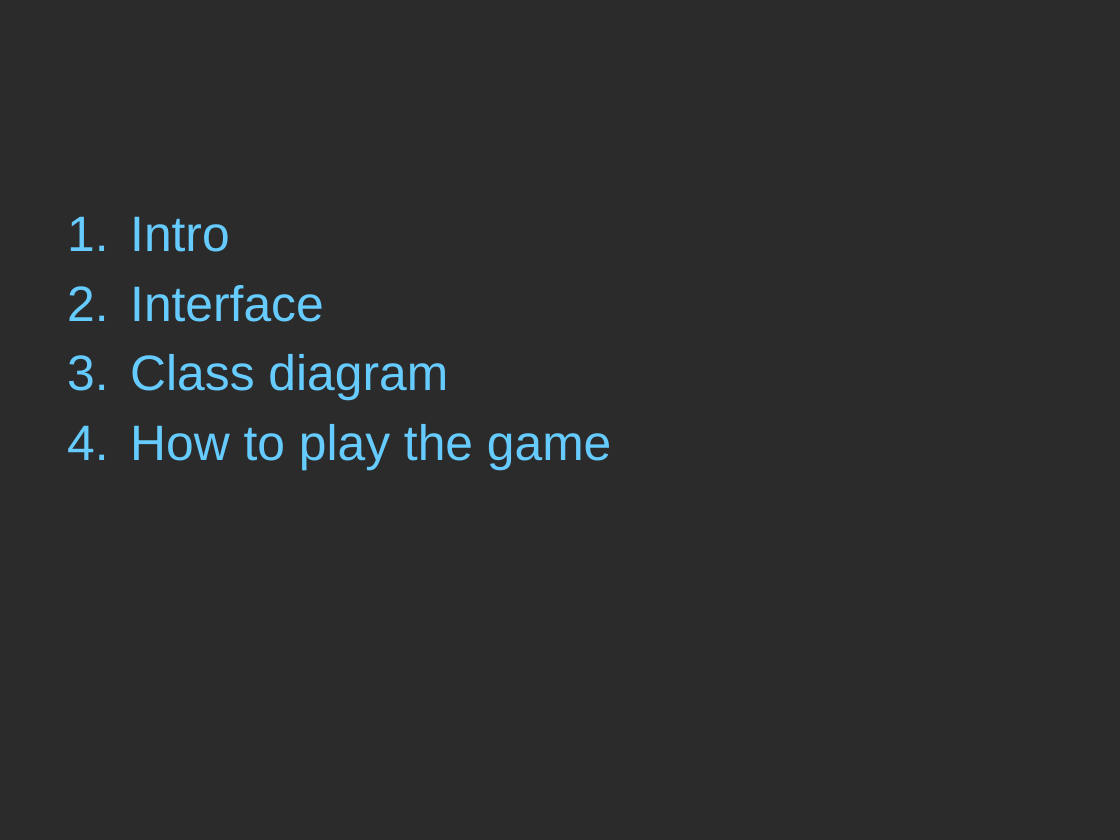
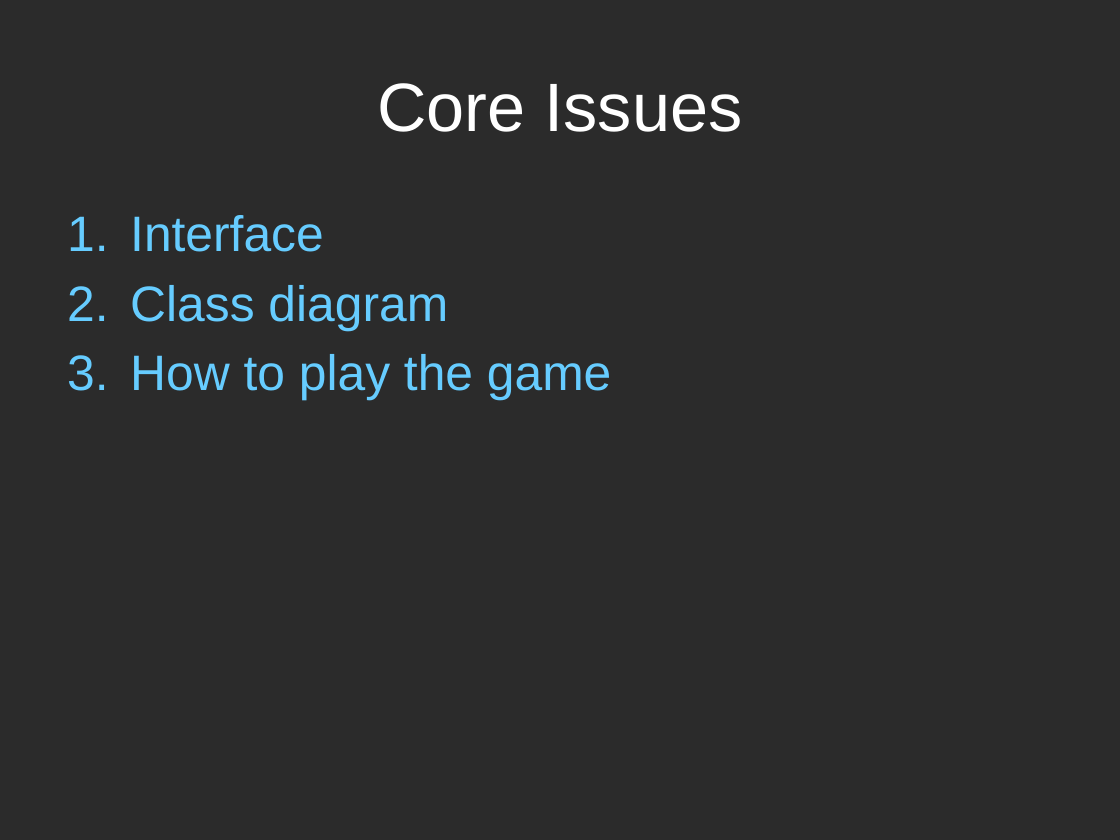
Before and after one commit to MDW-WantToBeMillionaire/MDW, a slide deck: slide 3 of Final project/MDW presentation.pptx (slide 2 before the commit). Drawn at 1120x840 pixels with LibreOffice and Linux fonts; fonts in the diff are those of the drawing; background and template pictures are left out; a plain dark background stands for a picture behind light text. Boxes give left, top, right and bottom in pixels: in the first picture for what was removed or moved away, otherwise in the second. Text is boxed around its words. In the diff, an @@ line names an element or a change of style, - is before the commit and + after.

Commit message:
Final ppt

```diff
--- a/Final project/MDW presentation.pptx
+++ b/Final project/MDW presentation.pptx
@@ title added at (x1=377, y1=83, x2=743, y2=132), 44 pt, text #FFFFFF @@
+Core Issues
@@ text at (x1=130, y1=216, x2=230, y2=252): paragraph removed @@
-1. Intro
```
Also in this commit, not shown: 2 slides added.
